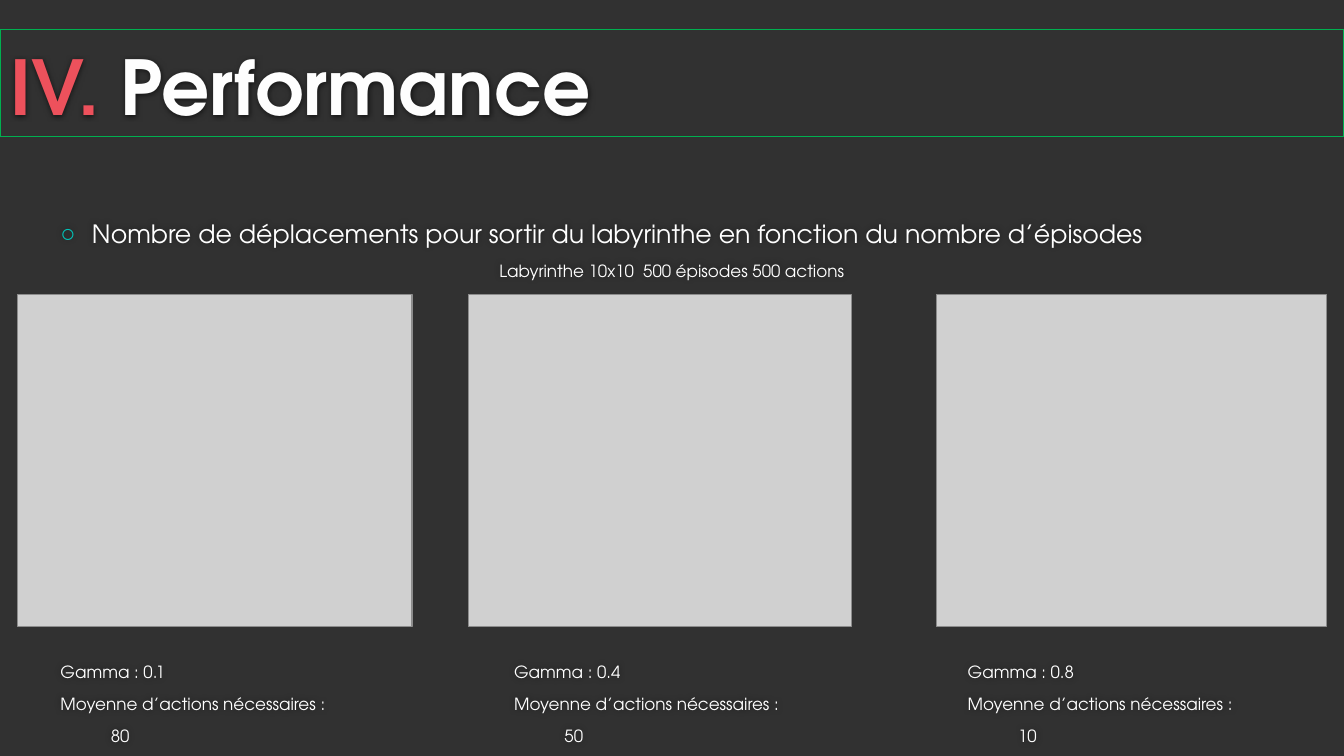
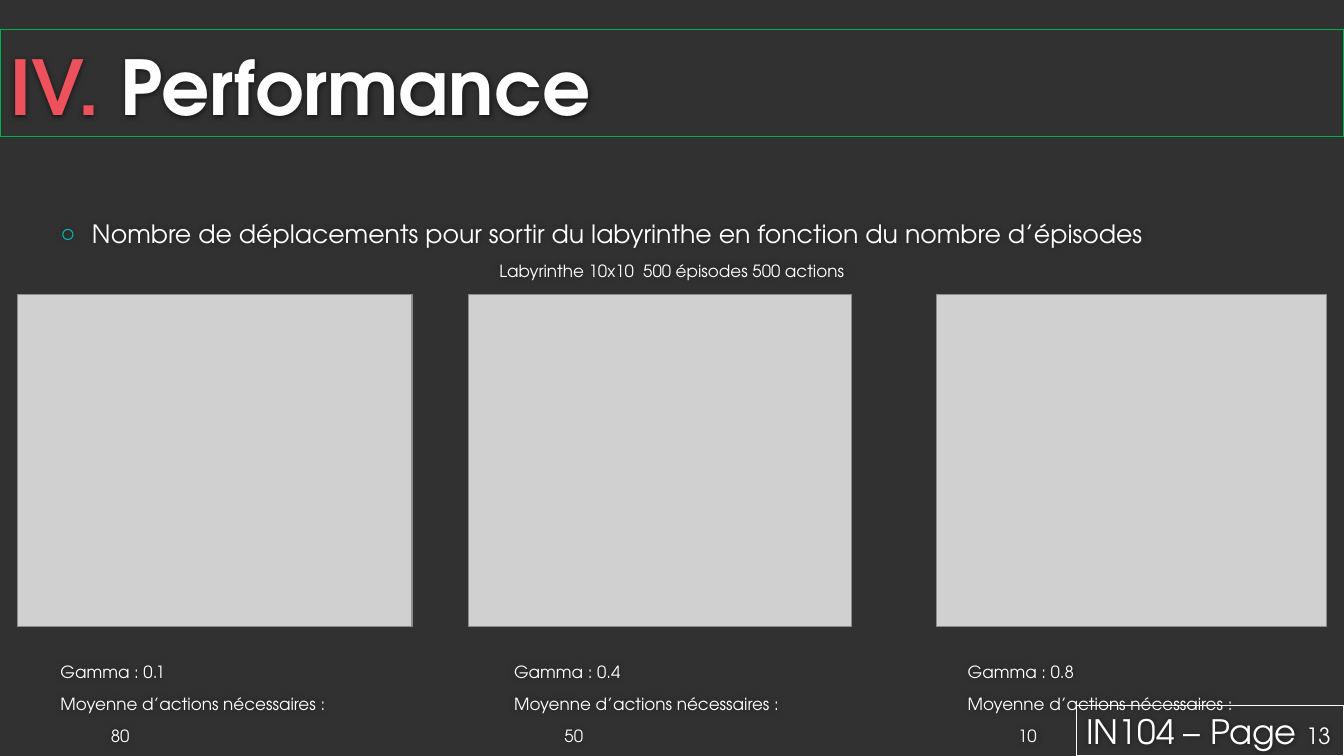
Before and after one commit to laurentlam/labyrinth_solving, a slide deck: slide 12 of Livrables/Présentation.pptx. Drawn at 1344x756 pixels with LibreOffice and Linux fonts; fonts in the diff are those of the drawing; grey boxes stand for pictures; background and template pictures are left out. Boxes give left, top, right and bottom in pixels: in the first picture for what was removed or moved away, otherwise in the second. Text is boxed around its words. In the diff, an @@ line names an element or a change of style, - is before the commit and + after.

```diff
--- a/Livrables/Présentation.pptx
+++ b/Livrables/Présentation.pptx
@@ rectangle added at <box>1077,706,1344,756</box>, outline #FFFFFF 0.75 pt, 24 pt, text #FFFFFF @@
+IN104 – Page 13
```
Also in this commit, not shown: 10 other slides changed.
